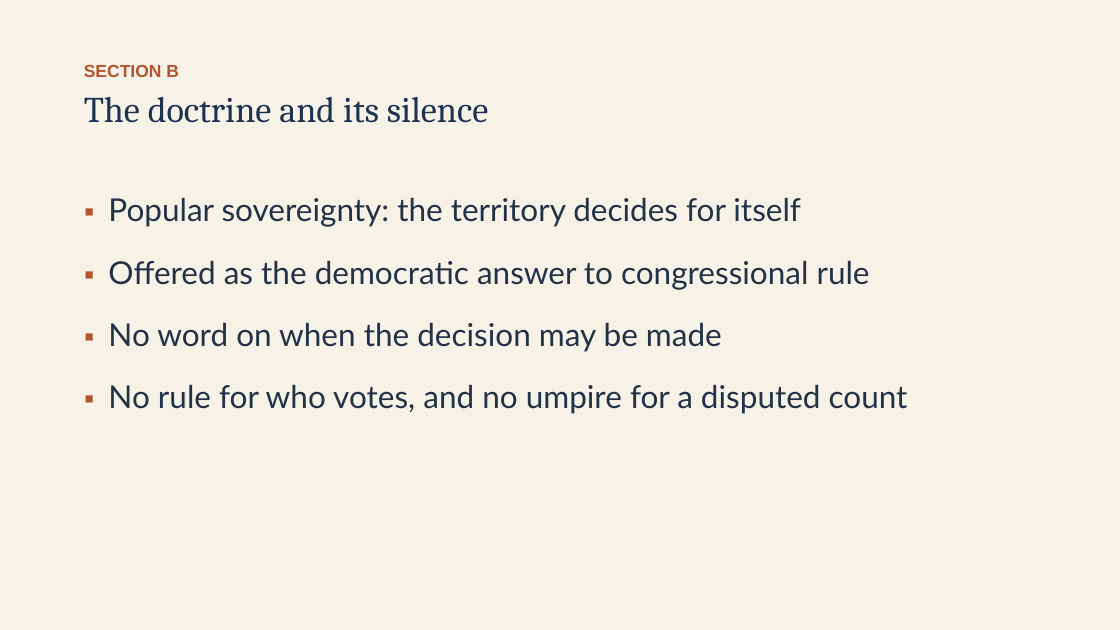
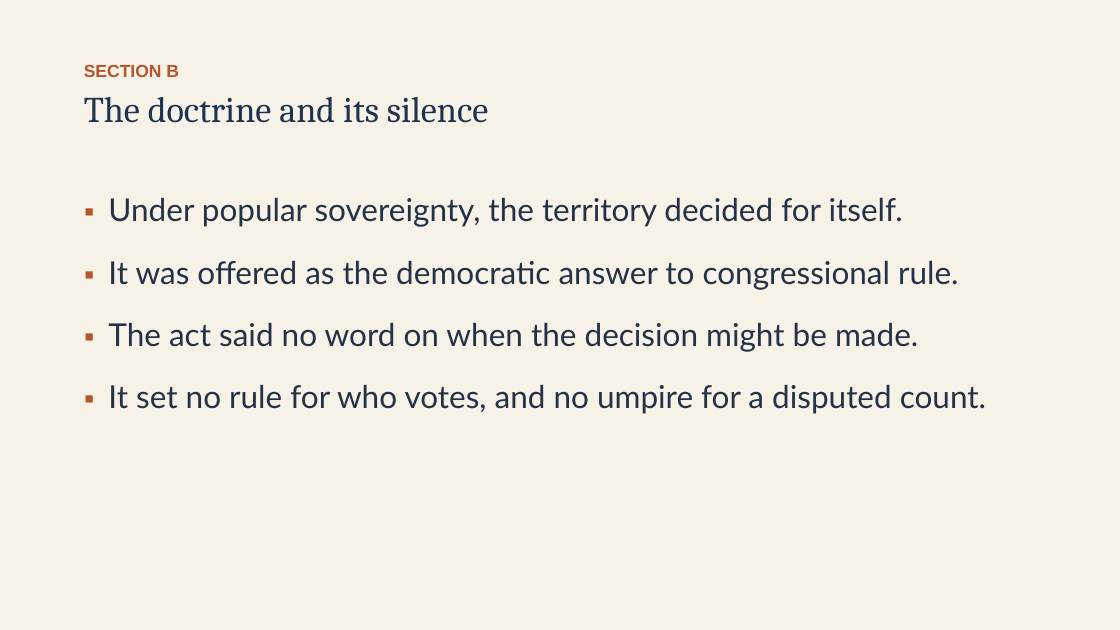
Before and after one commit to ab17gthb/humanities-curriculum-group, a slide deck: slide 9 of sectional-crisis/lesson-03/lesson-03-slides.pptx. Drawn at 1120x630 pixels with LibreOffice and Linux fonts; fonts in the diff are those of the drawing. Boxes give left, top, right and bottom in pixels: in the first picture for what was removed or moved away, otherwise in the second. Text is boxed around its words. In the diff, an @@ line names an element or a change of style, - is before the commit and + after.

```diff
--- a/sectional-crisis/lesson-03/lesson-03-slides.pptx
+++ b/sectional-crisis/lesson-03/lesson-03-slides.pptx
@@ text at box(108, 197, 986, 414): text changed @@
-▪ Popular sovereignty: the territory decides for itself
-▪ Offered as the democratic answer to congressional rule
-▪ No word on when the decision may be made
-▪ No rule for who votes, and no umpire for a disputed count
+▪ Under popular sovereignty, the territory decided for itself.
+▪ It was offered as the democratic answer to congressional rule.
+▪ The act said no word on when the decision might be made.
+▪ It set no rule for who votes, and no umpire for a disputed count.
```
Also in this commit, not shown: 12 other slides changed, 6 other files.
